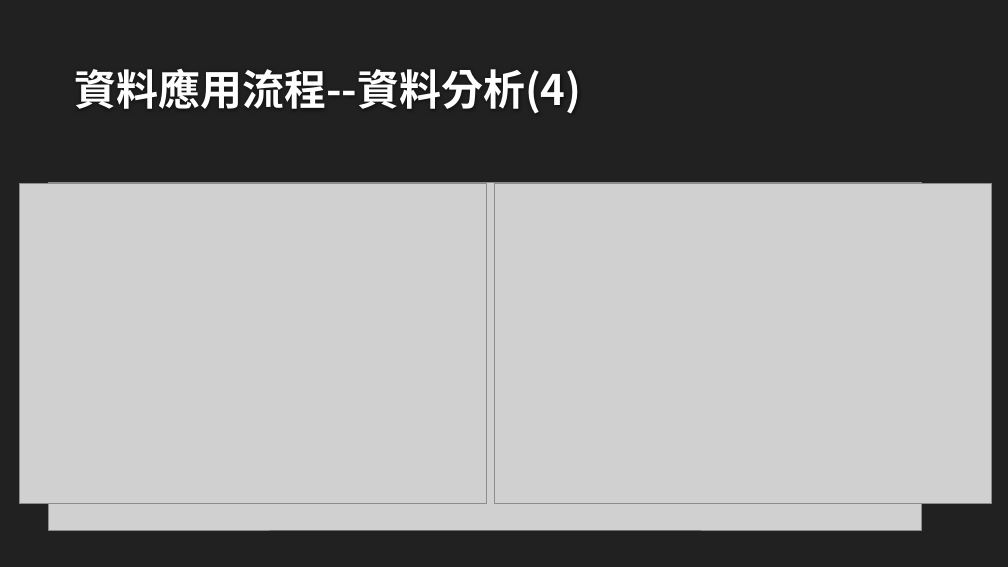
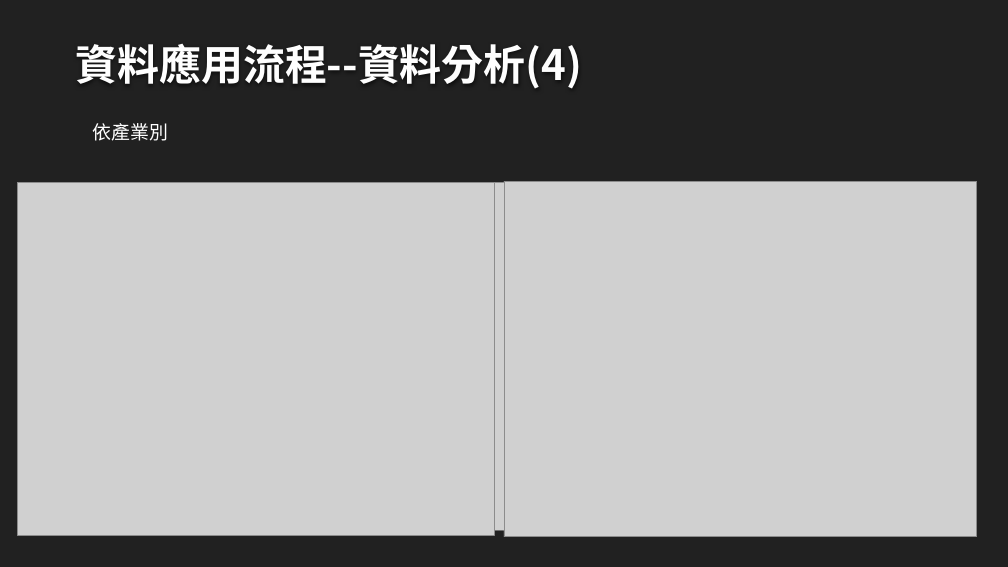
Before and after one commit to isabel112233/creditcard, a slide deck: slide 13 of 信用卡消費樣態.pptx. Drawn at 1008x567 pixels with LibreOffice and Linux fonts; fonts in the diff are those of the drawing; grey boxes stand for pictures; background and template pictures are left out. Boxes give left, top, right and bottom in pixels: in the first picture for what was removed or moved away, otherwise in the second. Text is boxed around its words. In the diff, an @@ line names an element or a change of style, - is before the commit and + after.

```diff
--- a/信用卡消費樣態.pptx
+++ b/信用卡消費樣態.pptx
@@ title "資料應用流程--資料分析(4)": place and size @@
-title "資料應用流程--資料分析(4)" at [75, 69, 582, 114]
+title "資料應用流程--資料分析(4)" at [75, 44, 582, 89]
@@ text added at [93, 123, 169, 141], 18 pt, text #FFFFFF @@
+依產業別
@@ picture: place and size @@
-picture at [20, 184, 487, 504]
+picture at [17, 182, 495, 535]
@@ picture: place and size @@
-picture at [495, 184, 991, 504]
+picture at [504, 181, 977, 537]
```
Also in this commit, not shown: 13 other slides changed, 2 slides added, 1 slide removed, 3 other files.
